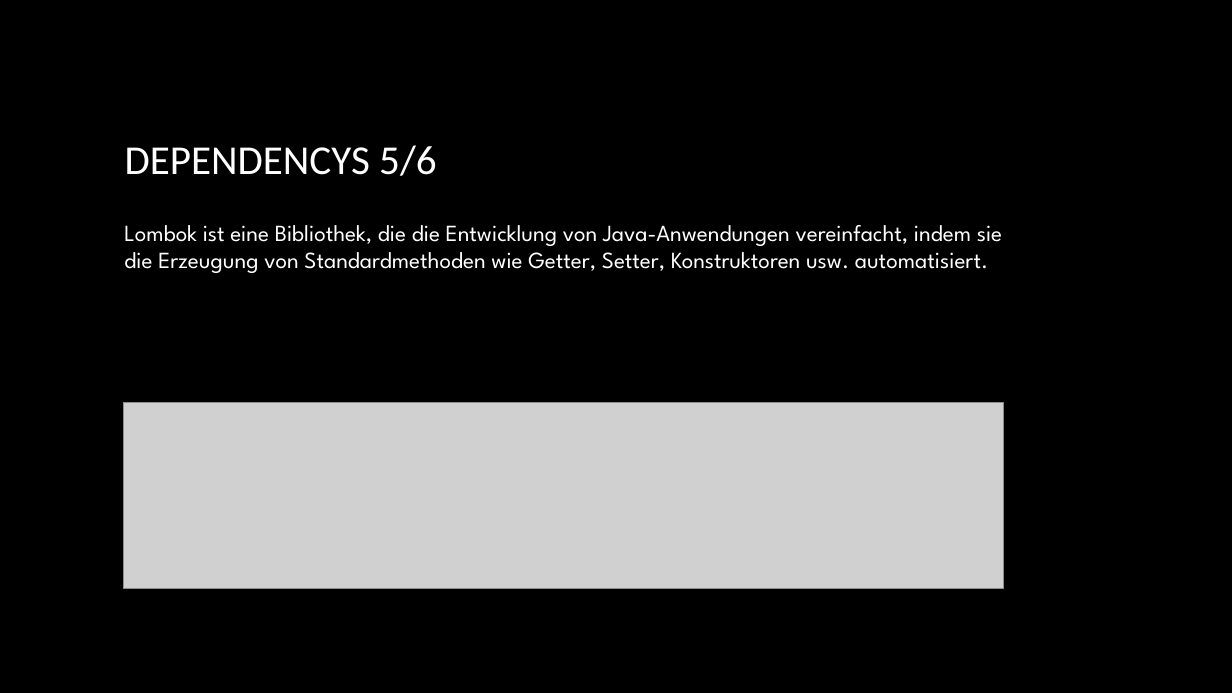
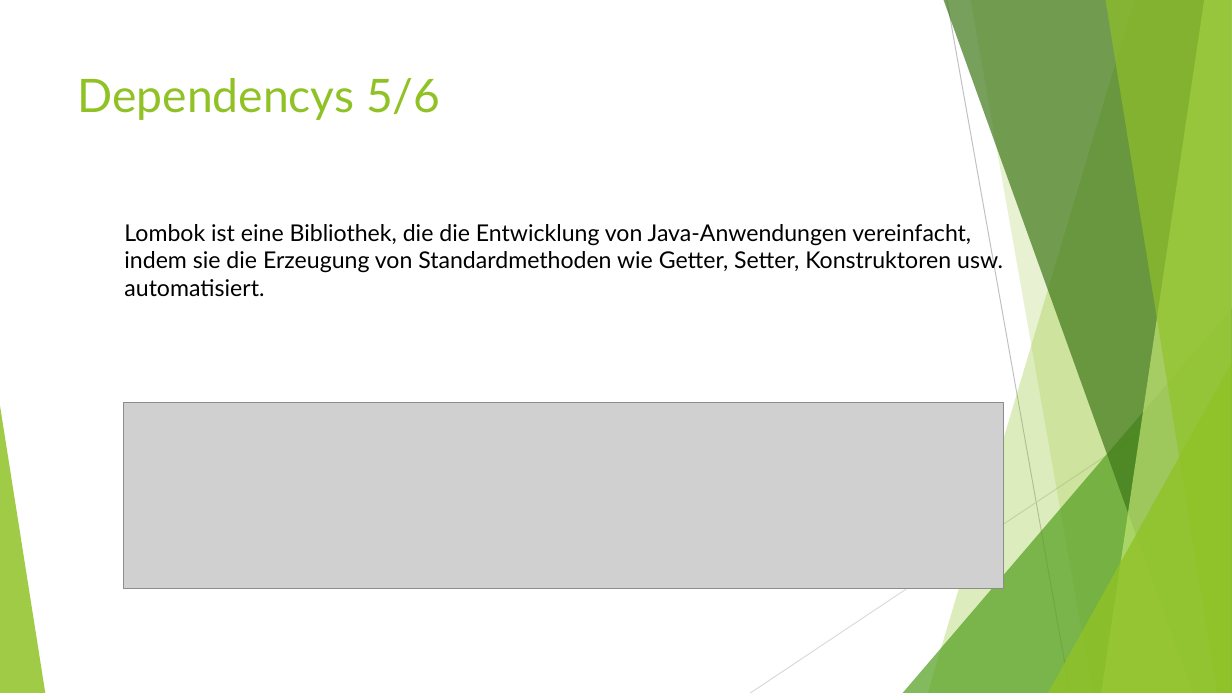
Before and after one commit to NebelNite/Passwortmanager, a slide deck: slide 13 of Passwortmanager.pptx (slide 11 before the commit). Drawn at 1232x693 pixels with LibreOffice and Linux fonts; fonts in the diff are those of the drawing; grey boxes stand for pictures; background and template pictures are left out. Boxes give left, top, right and bottom in pixels: in the first picture for what was removed or moved away, otherwise in the second. Text is boxed around its words. In the diff, an @@ line names an element or a change of style, - is before the commit and + after.

```diff
--- a/Passwortmanager.pptx
+++ b/Passwortmanager.pptx
@@ background picture (left out) to #FFFFFF @@
@@ title "Dependencys 5/6" at [78,78,440,120]: vertical alignment middle to top @@
@@ title at [78,78,440,120]: text changed; size 32 to 36 pt; font Calibri to Lato; text colour gradient #FFFFFF to #A6A6A6 to #90C226 @@
-DEPENDENCYS 5/6
+Dependencys 5/6
@@ text "Lombok ist eine Bibliothek, die ..." at [124,224,1003,297]: font League Spartan to Lato, text colour #FFFFFF to #000000 @@
@@ group added at [0,0,1232,693]: 5 freeform shapes, 3 triangles, 2 lines @@
```
Also in this commit, not shown: 18 other slides changed, 4 slides added, 1 slide removed, 1 other file.
